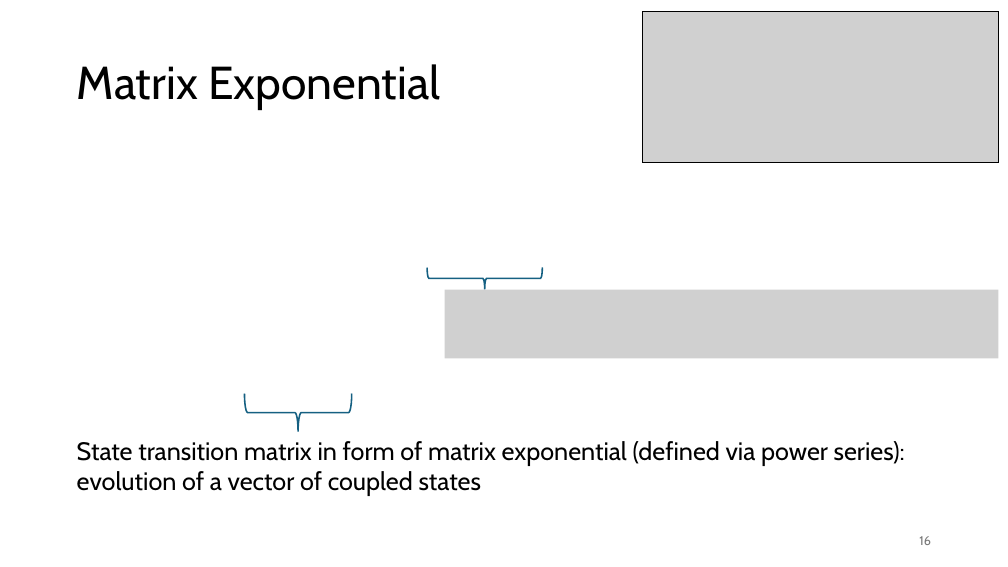
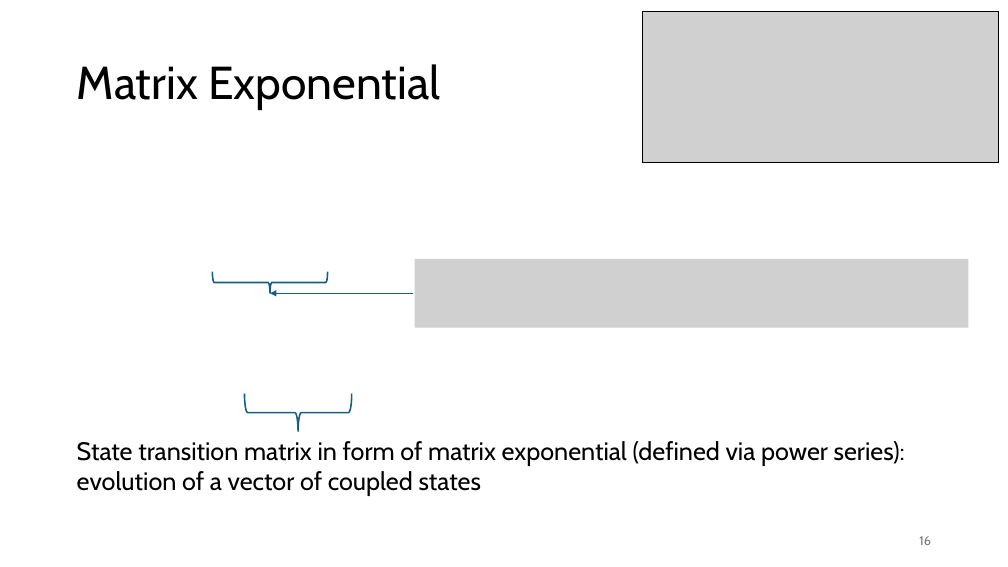
Before and after one commit to FelixWick/control_engineering, a slide deck: slide 16 of slides/7_state_space.pptx. Drawn at 1008x567 pixels with LibreOffice and Linux fonts; fonts in the diff are those of the drawing; grey boxes stand for pictures. Boxes give left, top, right and bottom in pixels: in the first picture for what was removed or moved away, otherwise in the second. Text is boxed around its words. In the diff, an @@ line names an element or a change of style, - is before the commit and + after.

```diff
--- a/slides/7_state_space.pptx
+++ b/slides/7_state_space.pptx
@@ picture: place and size @@
-picture at [445,290,999,358]
+picture at [415,259,969,328]
@@ left brace: place and size @@
-left brace at [428,267,543,289]
+left brace at [213,271,328,293]
@@ arrow added from (413, 293) to (270, 293), #156082 1.5 pt @@
```
Also in this commit, not shown: 1 other file.
